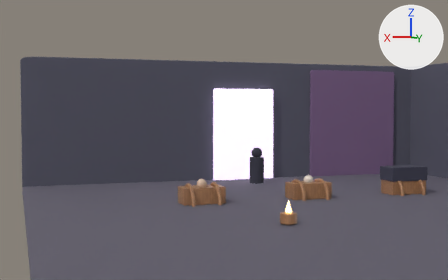
Before and after pictures for a commit that changed the Blender file content/stories/mahabharata/chapter-01-adi-parva/assets/blend/adi-05-vyasa-line.blend.
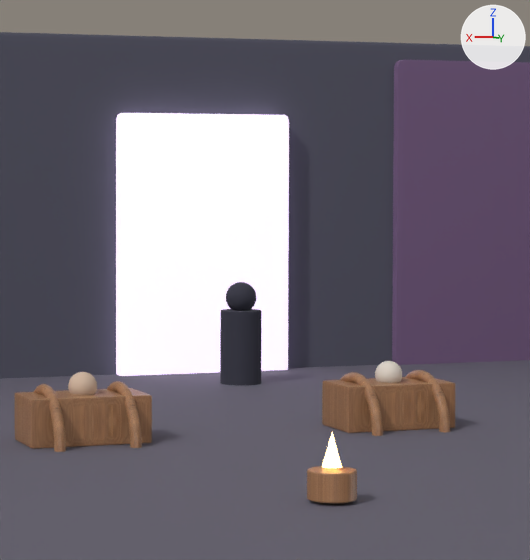
Each version is shown from a 50 mm camera at (17.45, 31.28, 6.04) aimed at (2.34, -13.69, 3.86), then close up on the part from 39% to 80% of the width and 18% to 87% of the height. The lights are fixed; the arrows at upper right show +X, +Y and +Z. The first two pictures are the older version.

Before the edit, the objects in view are built like this:
```python
me_cube_003 = bpy.data.meshes.new('Cube.003')
me_cube_003.from_pydata(...)  # a box spanning x -0.5..0.5, y -0.5..0.5, z -0.5..0.5
me_cube_003.materials.append(mat_mat_glow)  # white #ffffff, glowing greyish purple #b399c4
me_cylinder = bpy.data.meshes.new('Cylinder')
me_cylinder.from_pydata(...)  # a 32-sided cylinder along z spanning x -0.54..0.54, y -0.54..0.54, z -1.27..1.27
me_cylinder.materials.append(mat_mat_sage)  # dark grey #383845
me_sphere_002 = bpy.data.meshes.new('Sphere.002')
me_sphere_002.from_pydata(...)  # a UV sphere (32 segments, 16 rings, poles along z) spanning x -0.408..0.408, y -0.408..0.408, z -0.408..0.408
me_sphere_002.materials.append(mat_mat_sage)  # dark grey #383845
ob_geo_doorway = bpy.data.objects.new('GEO-doorway', me_cube_003)
ob_geo_doorway.location = (0.0, -15.7, 4.1)
ob_geo_doorway.scale = (5.0, 0.5, 7.5)
_m = ob_geo_doorway.modifiers.new('BeautifyBevel', 'BEVEL')
_m.width = 0.025
_m.width_pct = 0.025
_m.segments = 2
ob_geo_vyasa_body = bpy.data.objects.new('GEO-vyasa-body', me_cylinder)
ob_geo_vyasa_body.location = (0.0, -12.8, 1.27)
_m = ob_geo_vyasa_body.modifiers.new('BeautifyBevel', 'BEVEL')
_m.width = 0.025
_m.width_pct = 0.025
_m.segments = 2
ob_geo_vyasa_head = bpy.data.objects.new('GEO-vyasa-head', me_sphere_002)
ob_geo_vyasa_head.location = (0.0, -12.8, 2.89)
_m = ob_geo_vyasa_head.modifiers.new('BeautifyBevel', 'BEVEL')
_m.width = 0.025
_m.width_pct = 0.025
_m.segments = 2
# also in view: 'GEO-drape' at (-10.0, -15.8, 5.0); 'GEO-floor' at (0.0, 0.0, 0.3); 'GEO-cradle2' at (7.0, -4.0, 1.1); 'GEO-cradle1' at (0.0, -4.0, 1.1); 'GEO-rocker2.001' at (7.8, -4.0, 0.6)
```
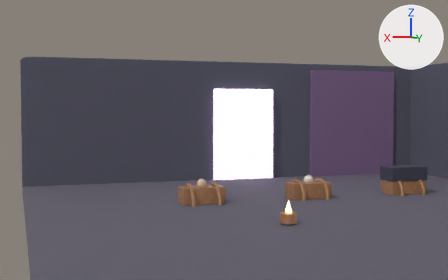
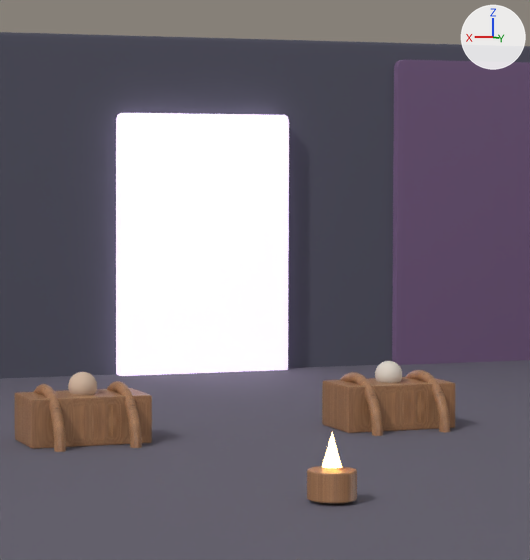
Boxes (x1, y1, x2, y2) around the edits, measured in the close-ups (530 x 560 px):
'GEO-vyasa-body', deleted: before (220, 309, 261, 385)
'GEO-vyasa-head', deleted: before (226, 282, 256, 311)

The change, as a diff of the scene's bpy script:
```diff
--- a/content/stories/mahabharata/chapter-01-adi-parva/assets/blend/adi-05-vyasa-line.blend.py
+++ b/content/stories/mahabharata/chapter-01-adi-parva/assets/blend/adi-05-vyasa-line.blend.py
@@ ob_geo_vyasa_body @@
-ob_geo_vyasa_body = bpy.data.objects.new('GEO-vyasa-body', me_cylinder)
-ob_geo_vyasa_body.location = (0.0, -12.8, 1.27)
-_m = ob_geo_vyasa_body.modifiers.new('BeautifyBevel', 'BEVEL')
-_m.width = 0.025
-_m.width_pct = 0.025
-_m.segments = 2
@@ ob_geo_vyasa_head @@
-ob_geo_vyasa_head = bpy.data.objects.new('GEO-vyasa-head', me_sphere_002)
-ob_geo_vyasa_head.location = (0.0, -12.8, 2.89)
-_m = ob_geo_vyasa_head.modifiers.new('BeautifyBevel', 'BEVEL')
-_m.width = 0.025
-_m.width_pct = 0.025
-_m.segments = 2
```
